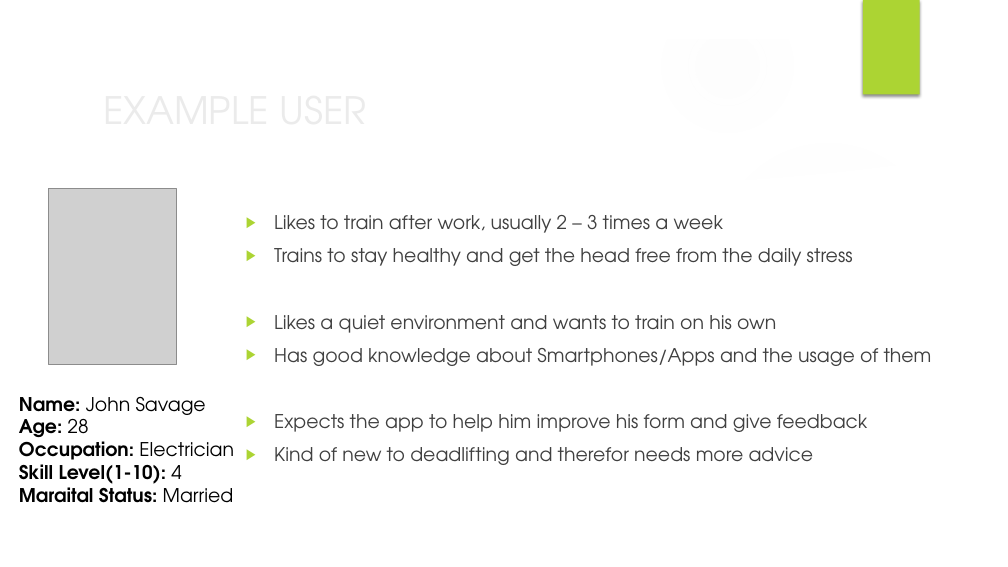
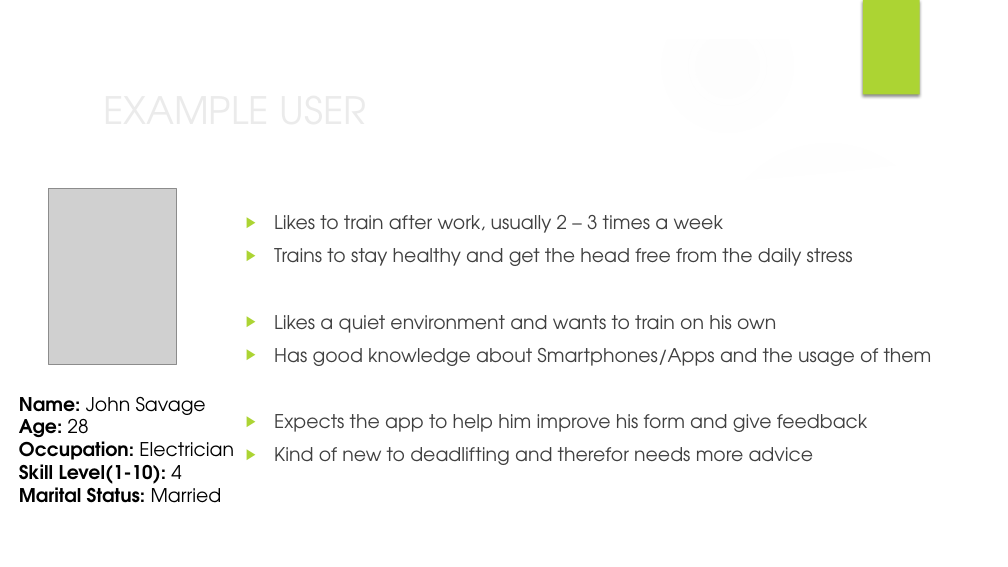
Before and after one commit to MarkByrneDKIT/SetStats, a slide deck: slide 7 of SetStats_lastRelease.pptx. Drawn at 1008x567 pixels with LibreOffice and Linux fonts; fonts in the diff are those of the drawing; grey boxes stand for pictures; background and template pictures are left out. Boxes give left, top, right and bottom in pixels: in the first picture for what was removed or moved away, otherwise in the second. Text is boxed around its words. In the diff, an @@ line names an element or a change of style, - is before the commit and + after.

Commit message:
corrected spelling mistake and removed placeholders

```diff
--- a/SetStats_lastRelease.pptx
+++ b/SetStats_lastRelease.pptx
@@ text at bbox=[19, 481, 222, 503]: text changed @@
-Maraital Status: Married
+Marital Status: Married
```
Also in this commit, not shown: 1 other slide changed.
